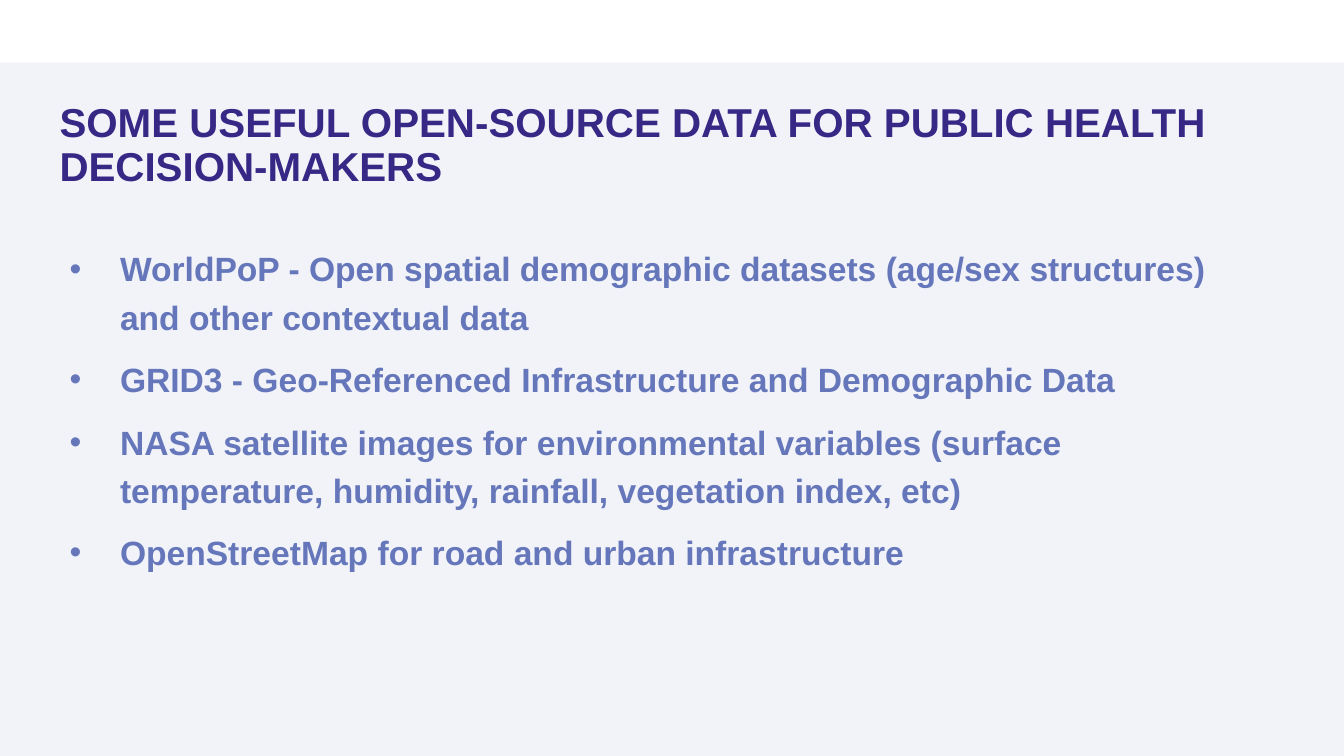
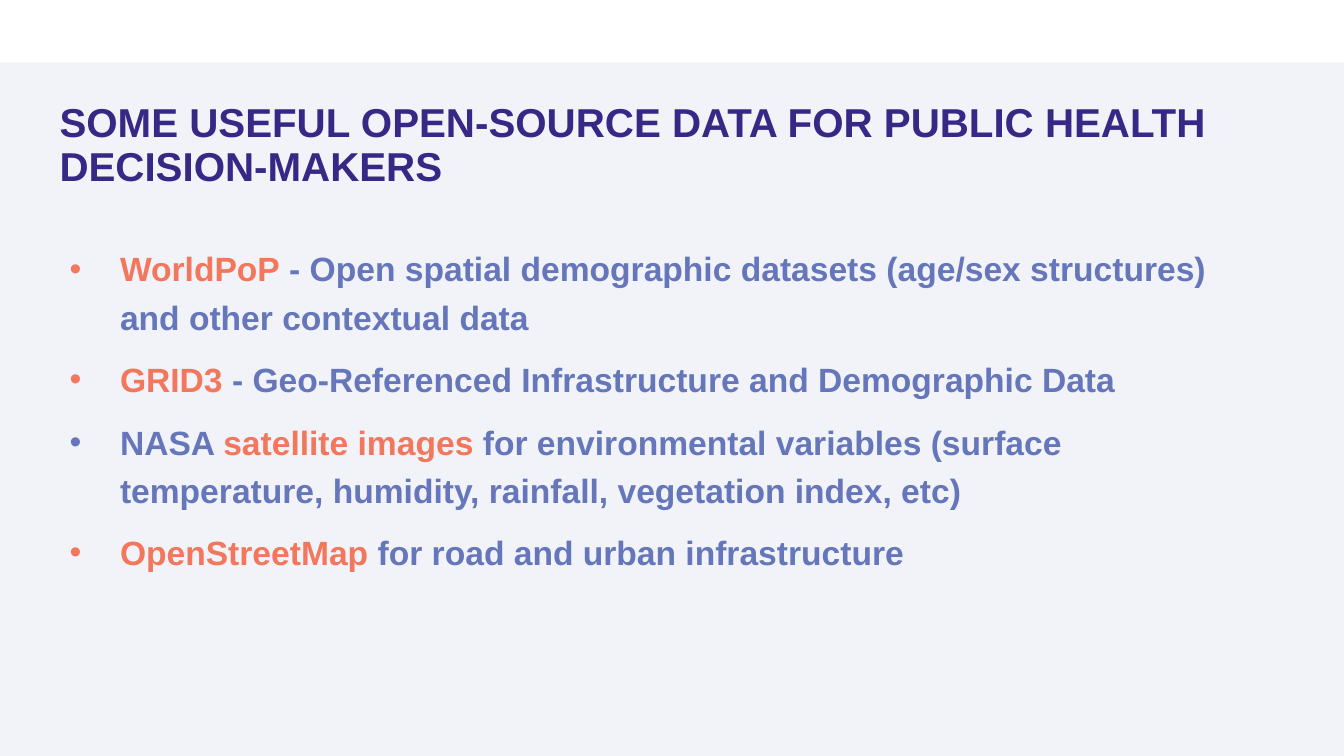
Before and after one commit to sooyoung1021/Module-5-Open-Source-Data, a slide deck: slide 11 of presentations/Module 5_Open Source Data.pptx. Drawn at 1344x756 pixels with LibreOffice and Linux fonts; fonts in the diff are those of the drawing; background and template pictures are left out. Boxes give left, top, right and bottom in pixels: in the first picture for what was removed or moved away, otherwise in the second. Text is boxed around its words. In the diff, an @@ line names an element or a change of style, - is before the commit and + after.

```diff
--- a/presentations/Module 5_Open Source Data.pptx
+++ b/presentations/Module 5_Open Source Data.pptx
@@ text "WorldPoP - Open spatial demographic ..." at (120, 256, 1205, 572): text colour #6577BA to #F3775C in "WorldPoP", "GRID3", "satellite images", "OpenStreetMap" @@
```
Also in this commit, not shown: 8 other slides changed, 12 slides added, 4 slides removed, 1 other file.
